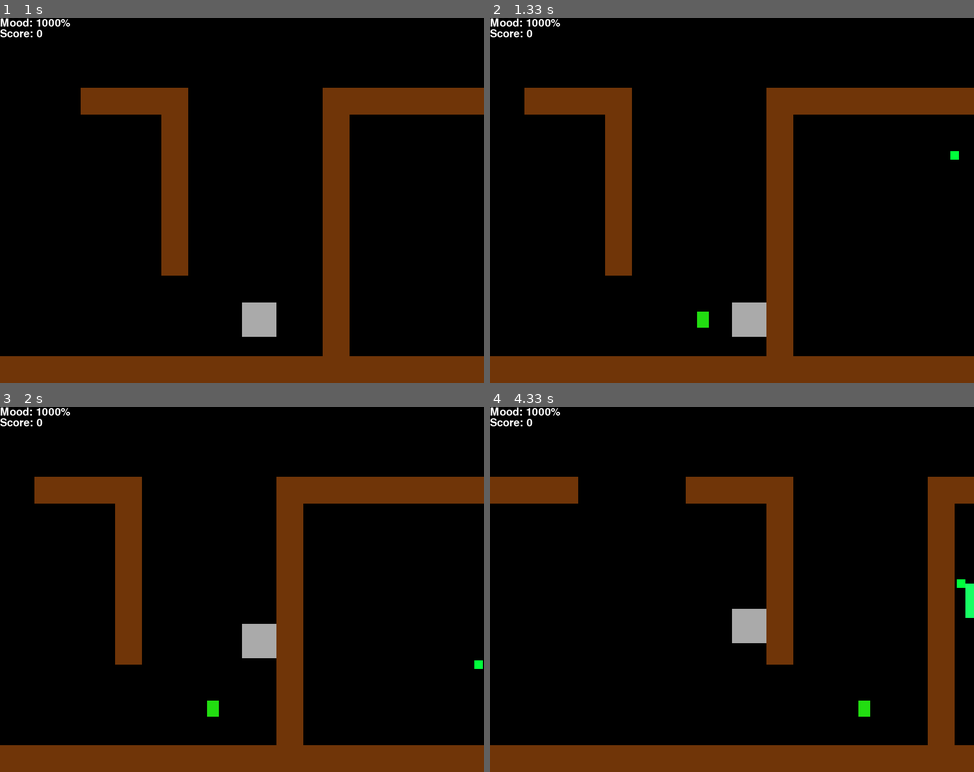
Above: before the commit, frames 1-4 (two rows, left to right).
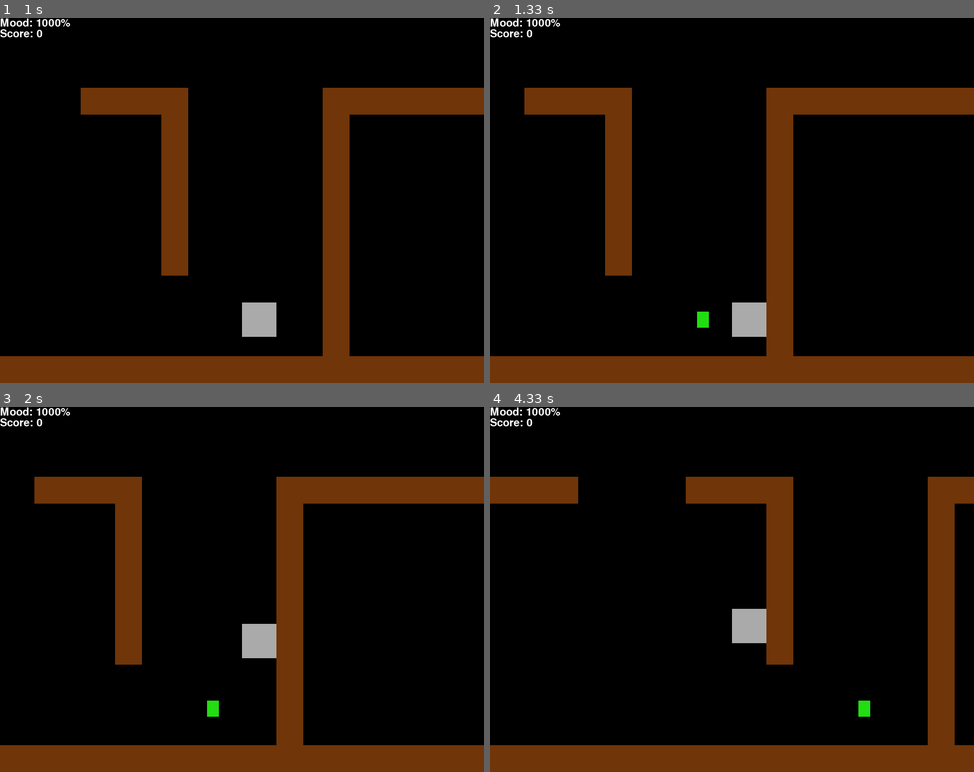
Above: after the commit, the same moments.

Repository: Danya0x07/Ghost-Hunter
Game: pygame game, started from main.py
The game is run twice, just before and just after one commit, with the same random seed, the same clock (stepped at 60 frames per second) and the same inputs.
Inputs (mouse positions are in pixels of both pictures, inside the frame that each line leads up to):
- Up to frame 1 (1 s): click (242, 174) at 0.38 s; tap Space at 0.67 s
- Up to frame 2 (1.33 s): hold D from 1 s (still down)
- Up to frame 3 (2 s): release D at 1.47 s; hold W 1.5-1.8 s
- Up to frame 4 (4.33 s): hold A 2.33-2.87 s; hold S 2.9-3.2 s; hold A 3.23-3.63 s; hold W 3.67-4.03 s; hold D from 4.07 s (still down)

Frame 1 is identical in both runs. In frame 2, less than 0.1% of the frame differs, in the area x 95-97%, y 36-39%; in frame 3, less than 0.1%; in frame 4, 0.2%, in the area x 96-100%, y 47-58%.

Commit message:
Добавлены healerы и базовый класс Mob.

Diff:
--- a/config.py
+++ b/config.py
@@ -26,17 +26,30 @@
 PLAYER_HP_MAX = 1000
 
 ENEMY_SIZE = (ENEMY_WIDTH, ENEMY_HEIGHT) = (64, 64)
+ENEMY_COLOR = Color('#17FF64')
 ENEMY_SPEED = 7
-ENEMY_COLOR = Color('#17ff64')
 ENEMY_BORDER = 20
 ENEMY_FRAME_SIZE = (ENEMY_WIDTH + ENEMY_BORDER * 2, ENEMY_HEIGHT + ENEMY_BORDER * 2)
 ENEMY_SHOOT_TIMEOUT = 20
 ENEMY_VEER_TIMEOUT = (100, 300)
 
-PLASMA_SIZE = (PLASMA_WIDTH, PLASMA_HEIGHT) = (16, 16)
-PLASMA_SPEED = 15
-PLASMA_COLOR = Color('#00ff3b')
-PLASMA_DAMAGE = (15, 25)
+DAMAGE_PLASMA_SIZE = (DAMAGE_PLASMA_WIDTH, DAMAGE_PLASMA_HEIGHT) = (16, 16)
+DAMAGE_PLASMA_SPEED = 15
+DAMAGE_PLASMA_COLOR = Color('#00FF3B')
+DAMAGE_PLASMA_OFFSET = (-25, -15)
+
+HEALER_SIZE = (HEALER_WIDTH, HEALER_HEIGHT) = (64, 64)
+HEALER_COLOR = Color('#3311CC')
+HEALER_SPEED = 9
+HEALER_BORDER = 20
+HEALER_FRAME_SIZE = (HEALER_WIDTH + HEALER_BORDER * 2, HEALER_HEIGHT + HEALER_BORDER * 2)
+HEALER_SHOOT_TIMEOUT = 40
+HEALER_VEER_TIMEOUT = (150, 360)
+
+HEAL_PLASMA_SIZE = (HEAL_PLASMA_WIDTH, HEAL_PLASMA_HEIGHT) = (20, 20)
+HEAL_PLASMA_SPEED = 15
+HEAL_PLASMA_COLOR = Color('#003BFF')
+HEAL_PLASMA_OFFSET = (10, 20)
 
 BOMB_SIZE = (BOMB_WIDTH, BOMB_HEIGHT) = (22, 30)
 BOMB_COLOR = Color('#22DD11')
--- a/game_objects.py
+++ b/game_objects.py
@@ -54,6 +54,47 @@
         elif x_vel < 0: object_rect.left = obstacle_rect.right
         if y_vel > 0:   object_rect.bottom = obstacle_rect.top
         elif y_vel < 0: object_rect.top = obstacle_rect.bottom
+
+
+class Wall(Thing):
+
+    def __init__(self, x, y):
+        super().__init__(WALL_SIZE, WALL_COLOR, topleft=(x, y))
+
+
+class Plasma(MovingThing):
+    SIZE = (16, 16)
+    COLOR = (255, 255, 255)
+    SPEED = 20
+    OFFSET = (0, 0)
+
+    def __init__(self, x_vel, y_vel, center):
+        super().__init__(self.SIZE, self.COLOR, x_vel, y_vel, center=center)
+
+    def update(self, walls, plasmas, player):
+        self.rect.move_ip(self.x_vel, self.y_vel)
+        self.collide(walls, plasmas, player)
+
+    def collide(self, walls, plasmas, player):
+        if self.check_collision(self.rect, walls):
+            plasmas.remove(self)
+        if collide_rect(self, player):
+            player.shift_hp(randint(*self.OFFSET))
+            plasmas.remove(self)
+
+
+class DamagePLasma(Plasma):
+    SIZE = DAMAGE_PLASMA_SIZE
+    COLOR = DAMAGE_PLASMA_COLOR
+    SPEED = DAMAGE_PLASMA_SPEED
+    OFFSET = DAMAGE_PLASMA_OFFSET
+
+
+class HealPlasma(Plasma):
+    SIZE = HEAL_PLASMA_SIZE
+    COLOR = HEAL_PLASMA_COLOR
+    SPEED = HEAL_PLASMA_SPEED
+    OFFSET = HEAL_PLASMA_OFFSET
 
 
 class Player(MovingThing):
@@ -103,27 +144,34 @@
         bombs.add(bomb)
 
 
-class Enemy(MovingThing):
+class Mob(MovingThing):
+    SIZE = (50, 50)
+    COLOR = (0, 0, 0)
+    FRAME_SIZE = (70, 70)
+    VEER_TIMEOUT = (120, 180)
+    SHOOT_TIMEOUT = 30
+    SPEED = 5
+    BULLET_TYPE = Plasma
 
     def __init__(self, x, y):
-        super().__init__(ENEMY_SIZE, ENEMY_COLOR, y_vel=1, topleft=(x, y))
-        self.frame_rect = self.image.get_rect(size=ENEMY_FRAME_SIZE, center=self.rect.center)
+        super().__init__(self.SIZE, self.COLOR, y_vel=1, topleft=(x, y))
+        self.frame_rect = self.image.get_rect(size=self.FRAME_SIZE, center=self.rect.center)
         self.veer_counter = 0
-        self.veer_time = 120
+        self.veer_timeout = 120
         self.shoot_counter = 0
 
     def handle_shooting(self, plasmas):
-        if self.shoot_counter >= ENEMY_SHOOT_TIMEOUT:
+        if self.shoot_counter >= self.SHOOT_TIMEOUT:
             self.shoot(plasmas)
             self.shoot_counter = 0
         else:
             self.shoot_counter += 1
 
     def handle_veering(self):
-        if self.veer_counter >= self.veer_time:
+        if self.veer_counter >= self.veer_timeout:
             self.change_direction(self.x_vel, self.y_vel)
             self.veer_counter = 0
-            self.veer_time = randint(*ENEMY_VEER_TIMEOUT)
+            self.veer_timeout = randint(*self.VEER_TIMEOUT)
         else:
             self.veer_counter += 1
 
@@ -139,10 +187,10 @@
     def change_direction(self, x_vel, y_vel):
         if x_vel != 0:
             self.x_vel = 0
-            self.y_vel = choice((-ENEMY_SPEED, ENEMY_SPEED))
+            self.y_vel = choice((-self.SPEED, self.SPEED))
         elif y_vel != 0:
             self.y_vel = 0
-            self.x_vel = choice((-ENEMY_SPEED, ENEMY_SPEED))
+            self.x_vel = choice((-self.SPEED, self.SPEED))
 
     def collide(self, walls, x_vel, y_vel):
         wall = self.check_collision(self.frame_rect, walls)
@@ -151,34 +199,30 @@
             self.change_direction(x_vel, y_vel)
 
     def shoot(self, plasmas):
-        x_vel = randint(-PLASMA_SPEED, PLASMA_SPEED)
-        y_vel = int(sqrt(PLASMA_SPEED ** 2 - x_vel ** 2)) * choice((-1, 1))
-        plasma = Plasma(x_vel, y_vel, self.rect.center)
+        x_vel = randint(-self.BULLET_TYPE.SPEED, self.BULLET_TYPE.SPEED)
+        y_vel = int(sqrt(self.BULLET_TYPE.SPEED ** 2 - x_vel ** 2)) * choice((-1, 1))
+        plasma = self.BULLET_TYPE(x_vel, y_vel, self.rect.center)
         plasmas.add(plasma)
 
 
-class Wall(Thing):
-
-    def __init__(self, x, y):
-        super().__init__(WALL_SIZE, WALL_COLOR, topleft=(x, y))
-
-
-class Plasma(MovingThing):
-
-    def __init__(self, x_vel, y_vel, center):
-        super().__init__(PLASMA_SIZE, PLASMA_COLOR, x_vel, y_vel, center=center)
-        self.damage = randint(*PLASMA_DAMAGE)
-
-    def update(self, walls, plasmas, player):
-        self.rect.move_ip(self.x_vel, self.y_vel)
-        self.collide(walls, plasmas, player)
-
-    def collide(self, walls, plasmas, player):
-        if self.check_collision(self.rect, walls):
-            plasmas.remove(self)
-        if collide_rect(self, player):
-            player.shift_hp(-self.damage)
-            plasmas.remove(self)
+class Enemy(Mob):
+    SIZE = ENEMY_SIZE
+    COLOR = ENEMY_COLOR
+    FRAME_SIZE = ENEMY_FRAME_SIZE
+    VEER_TIMEOUT = ENEMY_VEER_TIMEOUT
+    SHOOT_TIMEOUT = ENEMY_SHOOT_TIMEOUT
+    SPEED = ENEMY_SPEED
+    BULLET_TYPE = DamagePLasma
+
+
+class Healer(Mob):
+    SIZE = HEALER_SIZE
+    COLOR = HEALER_COLOR
+    FRAME_SIZE = HEALER_FRAME_SIZE
+    VEER_TIMEOUT = HEALER_VEER_TIMEOUT
+    SHOOT_TIMEOUT = HEALER_SHOOT_TIMEOUT
+    SPEED = HEALER_SPEED
+    BULLET_TYPE = HealPlasma
 
 
 class Bomb(Thing):
@@ -187,13 +231,17 @@
         super().__init__(BOMB_SIZE, BOMB_COLOR, center=center)
         self.timeout = 0
 
-    def update(self, enemies, bombs, player):
+    def update(self, enemies, healers, bombs, player):
         if self.timeout < BOMB_TIMEOUT:
             self.timeout += 1
         for enemy in enemies:
             if collide_rect(self, enemy):
                 player.score += 1
                 enemies.remove(enemy)
+                bombs.remove(self)
+        for healer in healers:
+            if collide_rect(self, healer):
+                healers.remove(healer)
                 bombs.remove(self)
         if collide_rect(self, player) and self.timeout >= BOMB_TIMEOUT:
             player.shift_hp(-PLAYER_HP_MAX)
--- a/maps.py
+++ b/maps.py
@@ -68,7 +68,7 @@
     "#          #   #           #       #     #######################     #",
     "#          #   #                   #     #                           #",
     "######     #   #                   #     #                           #",
-    "#          #   #                   #     #                  ######   #",
+    "#          #   #       h           #     #                  ######   #",
     "#          #   #                   #     #                           #",
     "#          #   #                   #     #                           #",
     "#          #   #####################     #######################     #",
@@ -85,7 +85,7 @@
     "#                #                   #     #               #         #",
     "#                #                   #     #               #         #",
     "#                                          #                         #",
-    "#                                       h  #                         #",
+    "#                                       p  #                         #",
     "#                                          #                         #",
     "######################################################################",
 )
--- a/scenes.py
+++ b/scenes.py
@@ -6,7 +6,7 @@
 import maps
 from maps import get_total_level_size
 from interface_objects import Button, Label, DataDisplayer
-from game_objects import Wall, Camera, Player, Enemy
+from game_objects import Wall, Camera, Player, Enemy, Healer
 from config import *
 
 
@@ -99,6 +99,7 @@
         super().__init__(screen, GAME_BG_COLOR)
         self.walls = Group()
         self.enemies = Group()
+        self.healers = Group()
         self.plasmas = Group()
         self.bombs = Group()
         self.camera = Camera(get_total_level_size(maps.hotel_map))
@@ -111,10 +112,12 @@
             for col in row:
                 if col == '#':
                     self.walls.add(Wall(x, y))
-                elif col == 'h':
+                elif col == 'p':
                     self.player = Player(x, y)
                 elif col == 'e':
                     self.enemies.add(Enemy(x, y))
+                elif col == 'h':
+                    self.healers.add(Healer(x, y))
                 x += WALL_WIDTH
             y += WALL_HEIGHT
             x = 0
@@ -136,8 +139,9 @@
     def update_objects(self):
         self.player.update(self.walls)
         self.enemies.update(self.walls, self.plasmas)
+        self.healers.update(self.walls, self.plasmas)
         self.plasmas.update(self.walls, self.plasmas, self.player)
-        self.bombs.update(self.enemies, self.bombs, self.player)
+        self.bombs.update(self.enemies, self.healers, self.bombs, self.player)
         self.camera.update(self.player)
         self.stats.update()
         if not self.player.is_alive:
@@ -152,6 +156,7 @@
         self.draw_group(self.walls)
         self.draw_group(self.bombs)
         self.draw_group(self.plasmas)
+        self.draw_group(self.healers)
         self.screen.blit(self.player.image, self.camera.apply(self.player))
         self.draw_group(self.enemies)
         self.stats.draw(self.screen)
